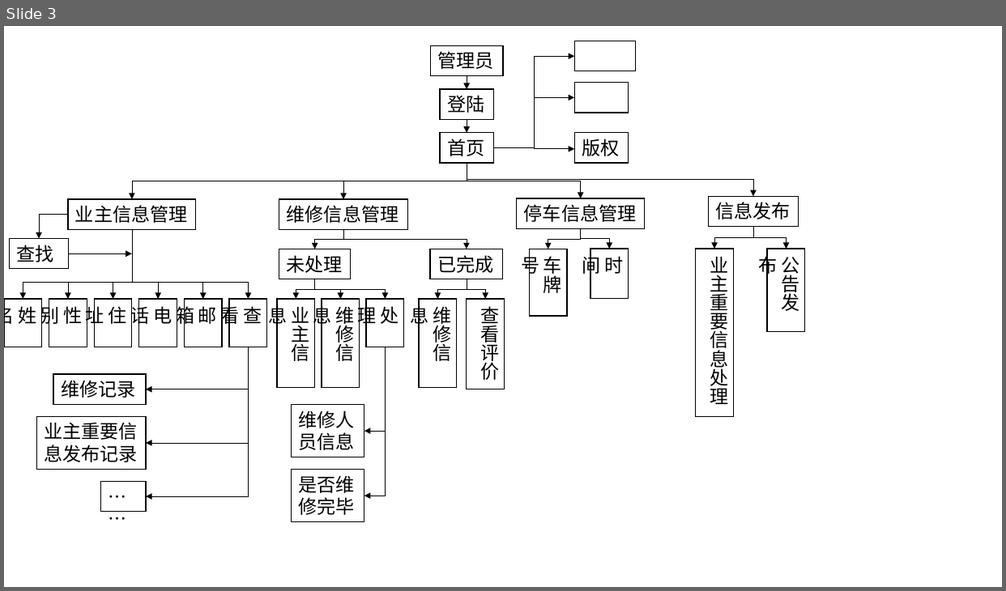
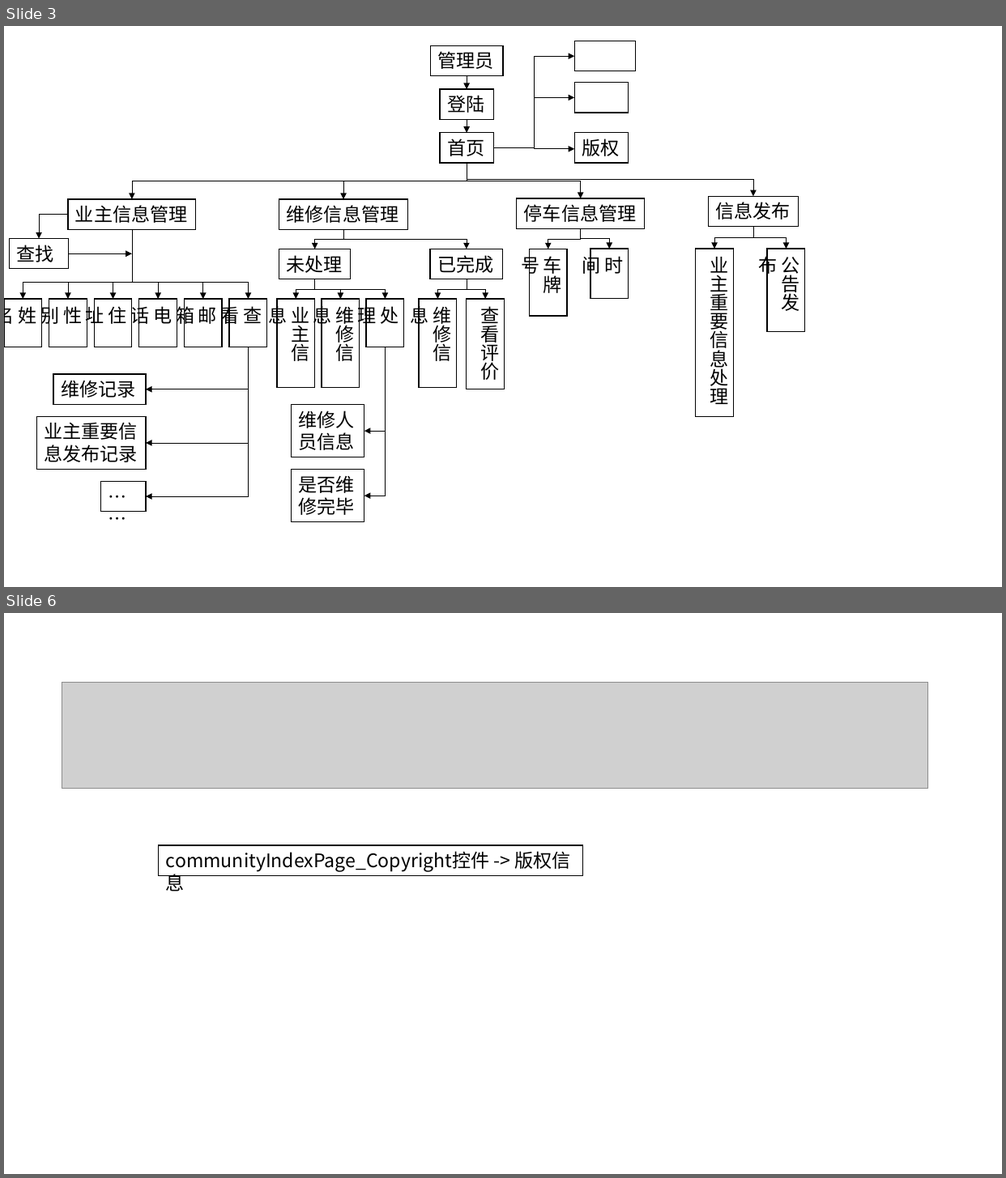
Before and after one commit to tan981211/safe, a slide deck: safe1/资料/图.pptx. Shown one above the other, each under a label of ours: slide 3 before the commit, slides 3 and 6 after it; the slides between them are not shown. The pictures are 1006x591 and 1006x1178 pixels, drawn with LibreOffice and Linux fonts; fonts in the diff are those of the drawing; grey boxes stand for pictures. Boxes give left, top, right and bottom in pixels: in the first picture for what was removed or moved away, otherwise in the second. Text is boxed around its words. In the diff, an @@ line names an element or a change of style, - is before the commit and + after.

Commit message:
管理员信息发布

```diff
--- a/safe1/资料/图.pptx
+++ b/safe1/资料/图.pptx
@@ slide 6 added at [4, 613, 1002, 1174], background #FFFFFF @@
@@ picture added at [62, 682, 928, 788] @@
@@ rectangle added at [159, 845, 583, 875], fill #FFFFFF, outline #000000 1 pt, 18 pt, text #000000 @@
+communityIndexPage_Copyright控件 -> 版权信息
```
Also in this commit, not shown: 5 other slides added, 20 other files.
